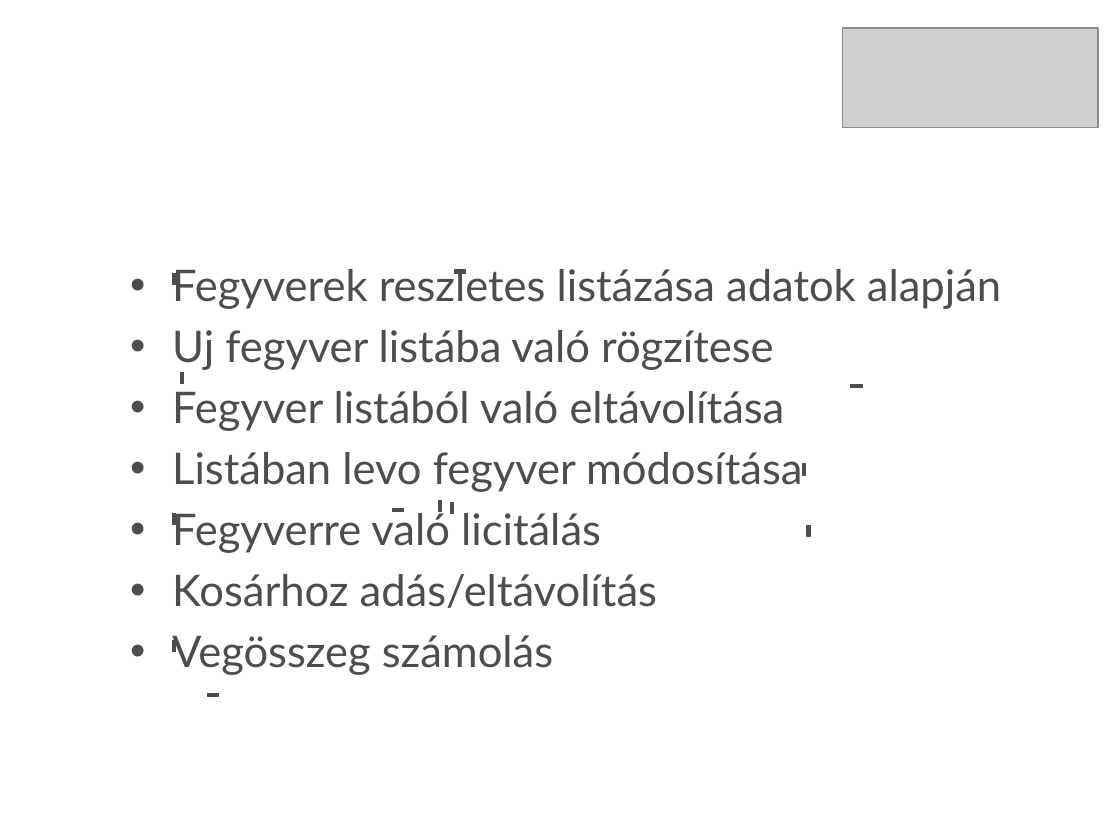
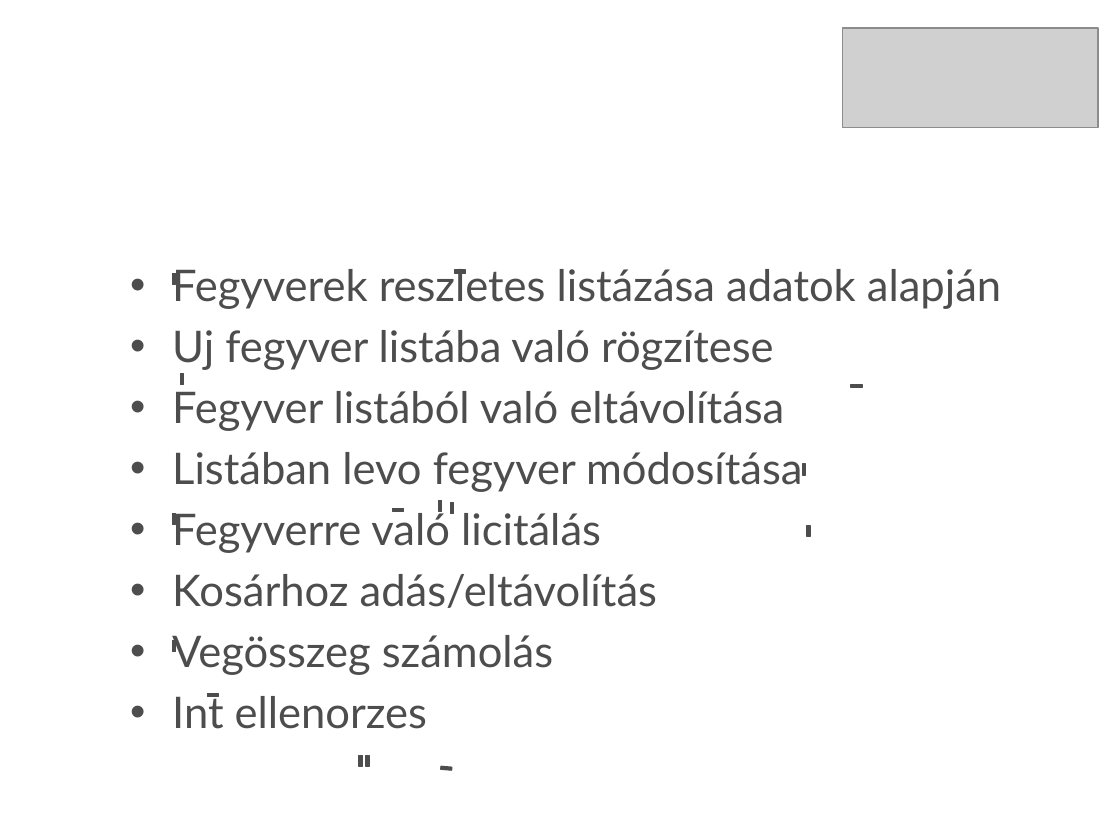
Before and after one commit to Oliverpartequattro/vaterafegyverbolt, a slide deck: slide 3 of 2022-2023/Vatera fegyverbolt.pptx. Drawn at 1120x840 pixels with LibreOffice and Linux fonts; fonts in the diff are those of the drawing; grey boxes stand for pictures; background and template pictures are left out. Boxes give left, top, right and bottom in pixels: in the first picture for what was removed or moved away, otherwise in the second. Text is boxed around its words. In the diff, an @@ line names an element or a change of style, - is before the commit and + after.

```diff
--- a/2022-2023/Vatera fegyverbolt.pptx
+++ b/2022-2023/Vatera fegyverbolt.pptx
@@ text at bbox=[172, 693, 427, 729]: paragraph added @@
+• Int ellenorzes
@@ rectangle added at bbox=[359, 755, 362, 767], fill #4D4D4D, outline #4D4D4D 0.75 pt @@
@@ rectangle added at bbox=[366, 755, 369, 767], fill #4D4D4D, outline #4D4D4D 0.75 pt @@
@@ rectangle added at bbox=[440, 766, 451, 770], fill #4D4D4D, outline #4D4D4D 0.75 pt @@
```
Also in this commit, not shown: 2 other files.
